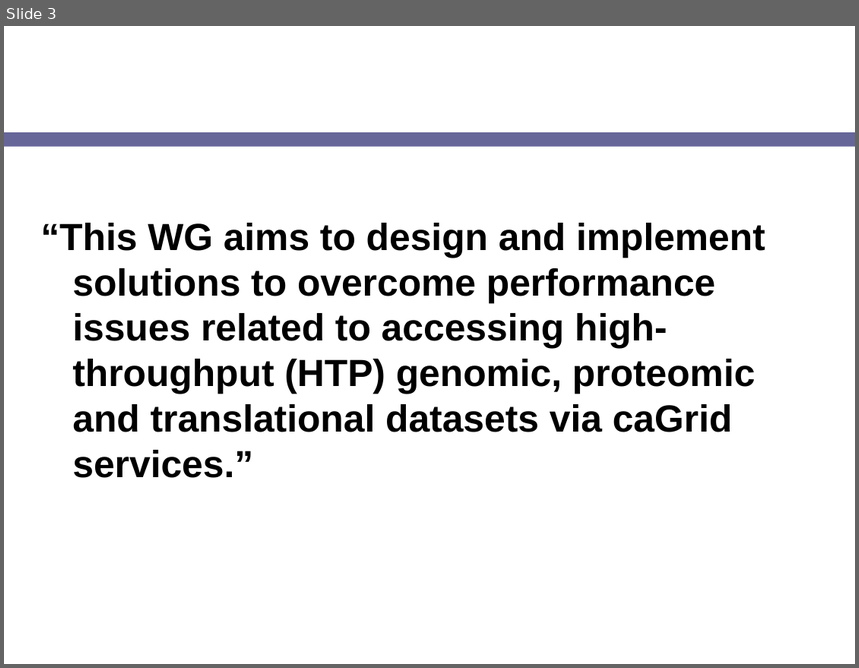
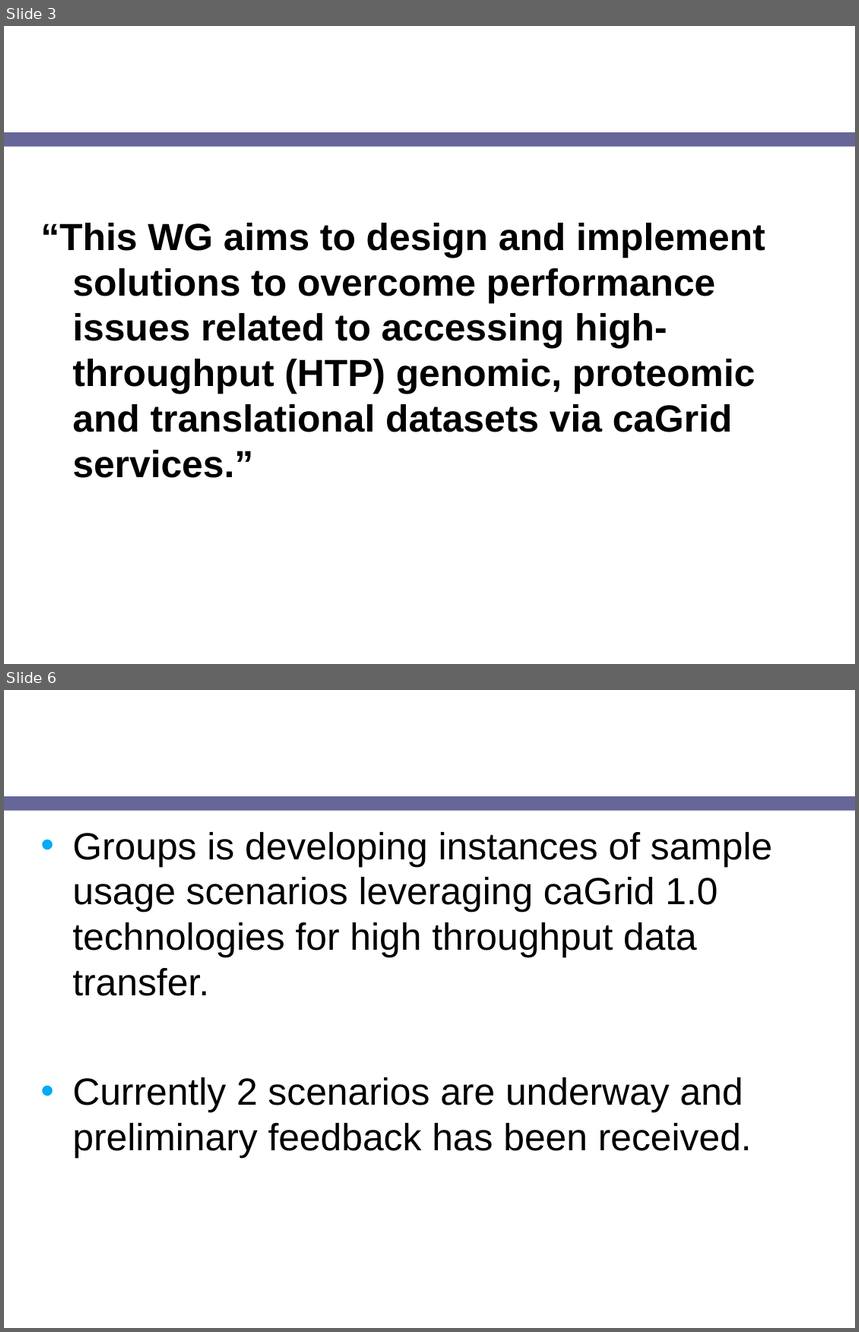
Before and after one commit to NCIP/cagrid-docs, a slide deck: presentations/200708_VCDE_ARCH/20070807_Day2_ICR-HTP-update.ppt. Shown one above the other, each under a label of ours: slide 3 before the commit, slides 3 and 6 after it; the slides between them are not shown. The pictures are 859x668 and 859x1332 pixels, drawn with LibreOffice and Linux fonts; fonts in the diff are those of the drawing; background and template pictures are left out. Boxes give left, top, right and bottom in pixels: in the first picture for what was removed or moved away, otherwise in the second. Text is boxed around its words. In the diff, an @@ line names an element or a change of style, - is before the commit and + after.

```diff
--- a/presentations/200708_VCDE_ARCH/20070807_Day2_ICR-HTP-update.ppt
+++ b/presentations/200708_VCDE_ARCH/20070807_Day2_ICR-HTP-update.ppt
@@ slide 6 added at (4, 690, 855, 1328), background picture (left out); not listed: 1 template element that a slide beside it also shows @@
@@ title added at (32, 690, 671, 790), 24 pt, text #FFFFFF, bold @@
+Evaluations
@@ text added at (72, 832, 772, 1159), 32 pt, text #000000 @@
+• Groups is developing instances of sample usage scenarios leveraging caGrid 1.0 technologies for high throughput data transfer.
+• Currently 2 scenarios are underway and preliminary feedback has been received.
```
Also in this commit, not shown: 5 slides changed, 3 other slides added, 1 slide removed.
